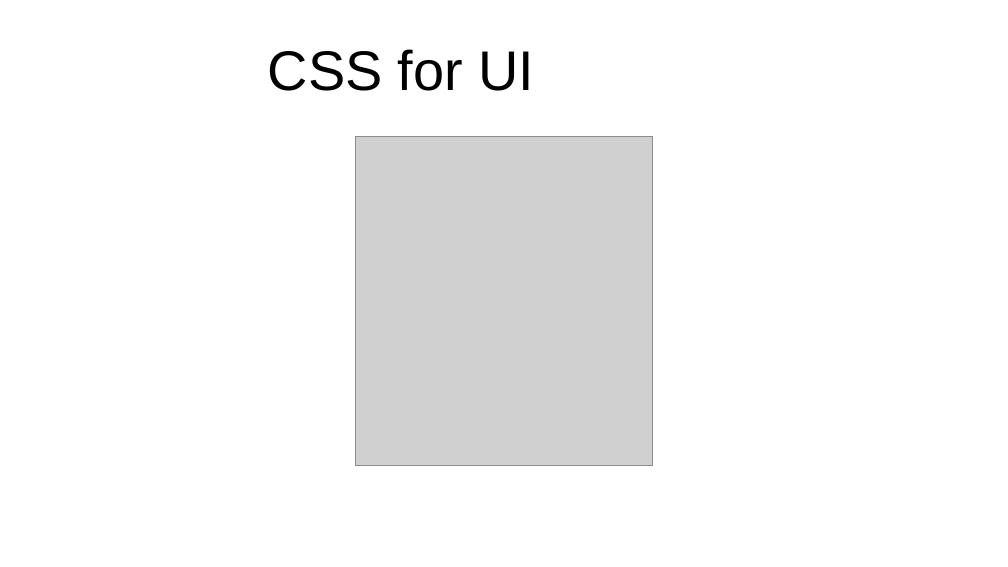
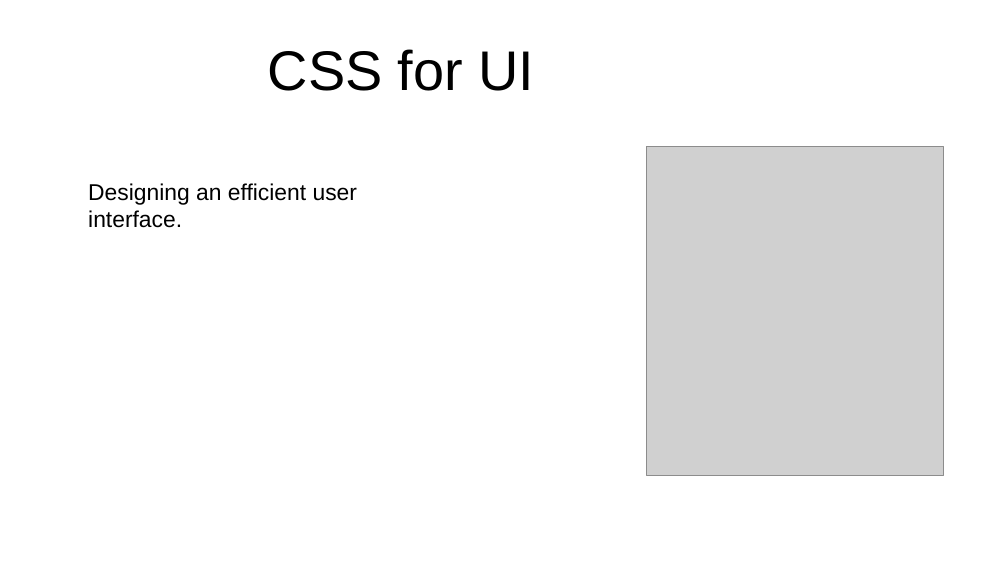
Before and after one commit to ScitechFusionX/sukumani_dream, a slide deck: slide 10 of presentation 1.pptx (slide 11 before the commit). Drawn at 1008x567 pixels with LibreOffice and Linux fonts; fonts in the diff are those of the drawing; grey boxes stand for pictures; background and template pictures are left out. Boxes give left, top, right and bottom in pixels: in the first picture for what was removed or moved away, otherwise in the second. Text is boxed around its words. In the diff, an @@ line names an element or a change of style, - is before the commit and + after.

```diff
--- a/presentation 1.pptx
+++ b/presentation 1.pptx
@@ picture: place and size @@
-picture at [356, 137, 653, 466]
+picture at [647, 146, 944, 475]
@@ text added at [88, 183, 357, 228], 18 pt, text #000000 @@
+Designing an efficient user interface.
```
Also in this commit, not shown: 4 other slides changed, 5 slides added, 7 slides removed.
